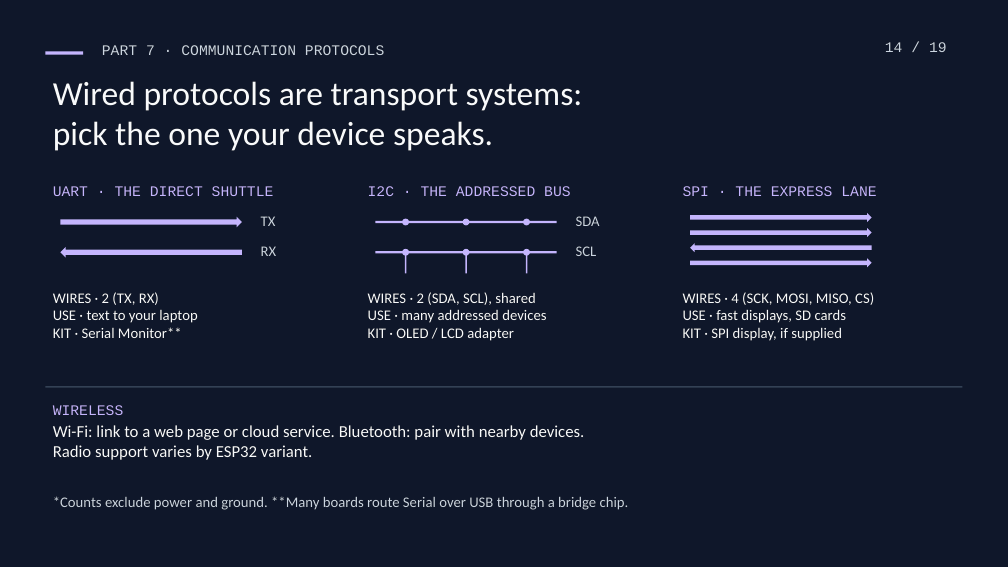
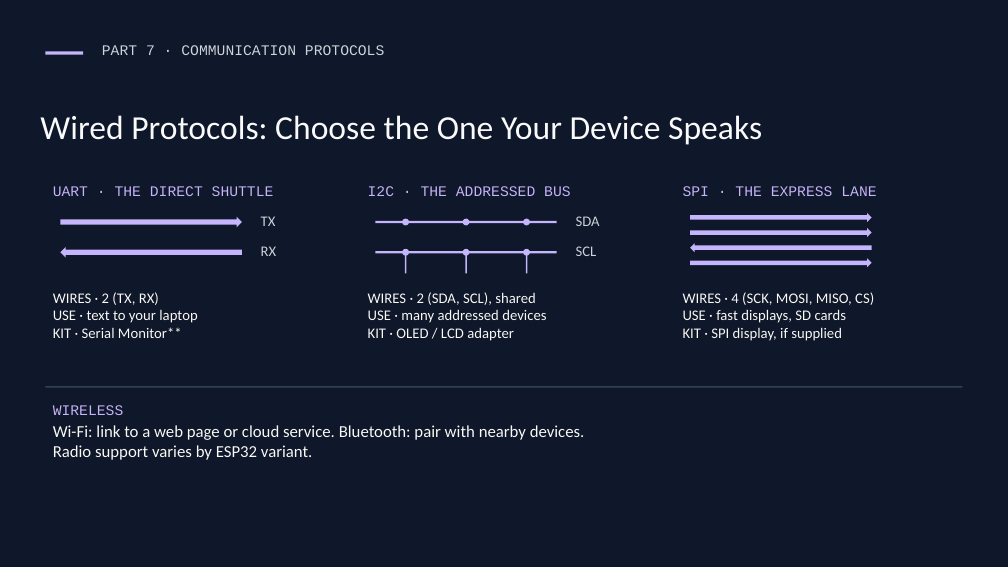
Before and after one commit to kaifshaheemj/iot-workshop, a slide deck: slide 14 of presentations/From-Sensors-to-Smart-Systems.pptx. Drawn at 1008x567 pixels with LibreOffice and Linux fonts; fonts in the diff are those of the drawing. Boxes give left, top, right and bottom in pixels: in the first picture for what was removed or moved away, otherwise in the second. Text is boxed around its words. In the diff, an @@ line names an element or a change of style, - is before the commit and + after.

```diff
--- a/presentations/From-Sensors-to-Smart-Systems.pptx
+++ b/presentations/From-Sensors-to-Smart-Systems.pptx
@@ text removed at [885, 42, 947, 52] @@
-14 / 19
@@ text at [40, 115, 762, 145]: text changed @@
-Wired protocols are transport systems:
-pick the one your device speaks.
+Wired Protocols: Choose the One Your Device Speaks
@@ text removed at [53, 496, 629, 510] @@
-*Counts exclude power and ground. **Many boards route Serial over USB through a bridge chip.
```
Also in this commit, not shown: 17 other slides changed, 1 slide added, 2 slides removed, 6 other files.
